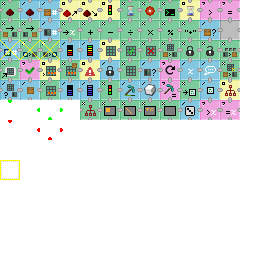
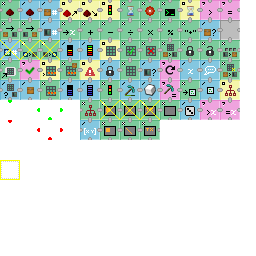
Layers edited between the first and the second 256px x 256px image:
painted on "icons.png" over (80, 100, 160, 140)
